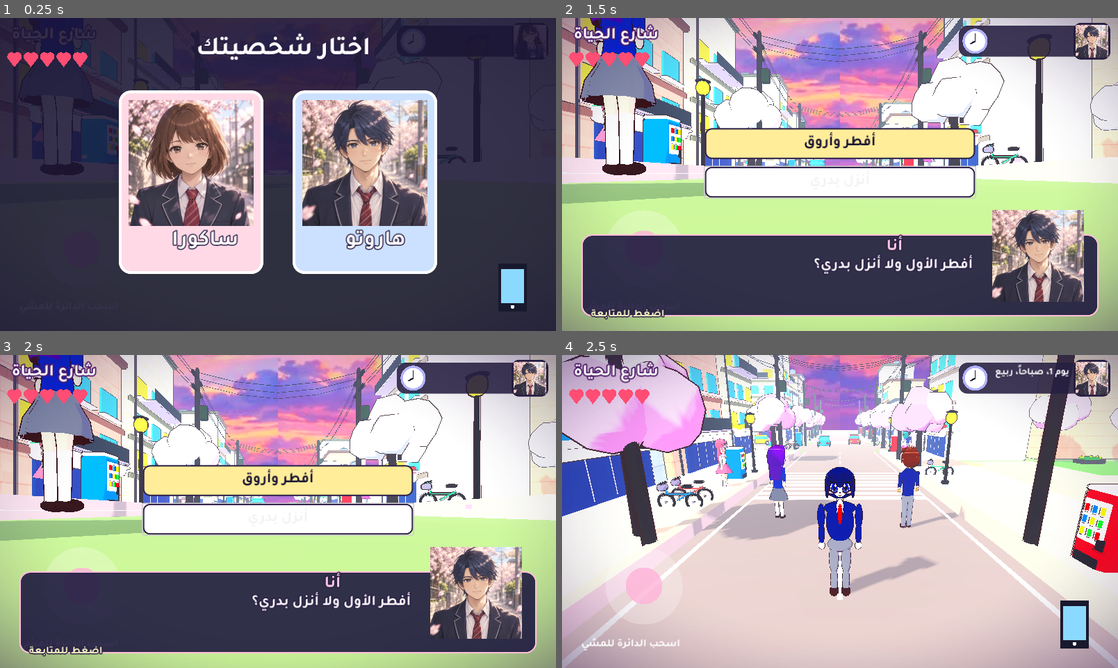
Above: before the commit, frames 1-4 (two rows, left to right).
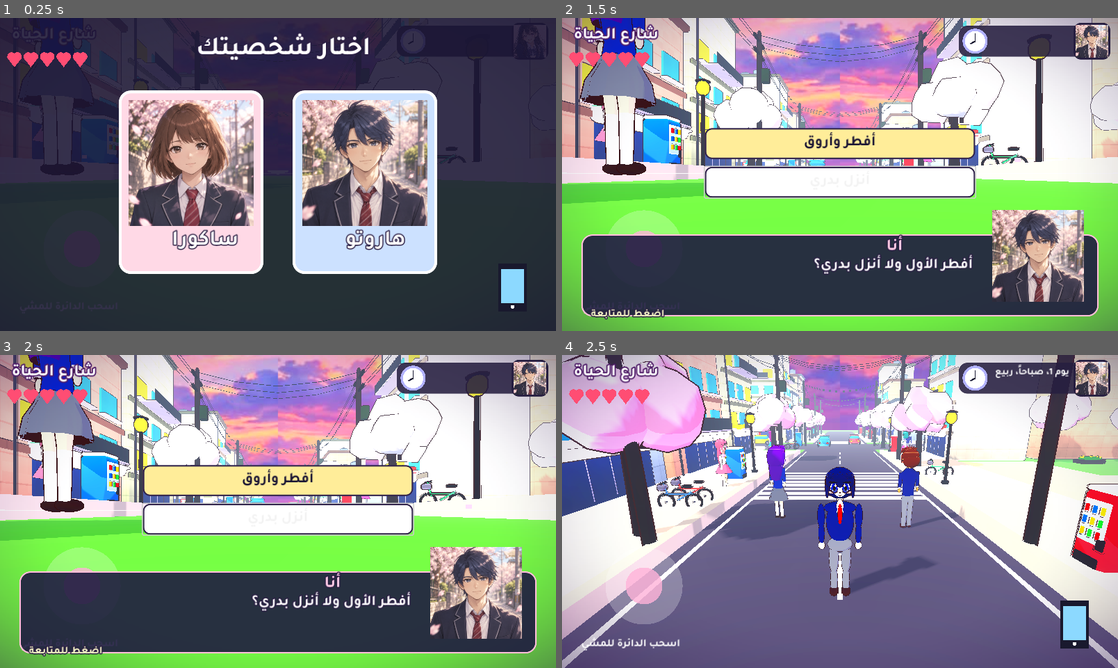
Above: after the commit, the same moments.

Repository: otakucoderstudio/anime-life-game
Game: Godot game, scene res://main.tscn
The game is run twice, just before and just after one commit, with the same random seed, the same clock (stepped at 60 frames per second) and the same inputs.
Inputs (mouse positions are in pixels of both pictures, inside the frame that each line leads up to):
- Up to frame 1 (0.25 s): no input
- Up to frame 2 (1.5 s): tap Enter at 0.5 s; move the mouse to (962, 158) at 0.52 s; hold Right (ui_right) 0.53-1.25 s; click (962, 158) at 0.67 s; drag from (728, 190) to (812, 237) at 1.27 s
- Up to frame 3 (2 s): no input
- Up to frame 4 (2.5 s): click "أفطر وأروق" at 2 s

The runs differ from the first frame. In frame 2, 21% of the frame differs, in the area x 0-100%, y 27-100%; in frame 3, 21%; in frame 4, 42%, in the area x 0-100%, y 3-100%.

Commit message:
Source for v3d-0.65: Building wall texture and gradient, darker asphalt, greener grass

Diff:
--- a/godot-3d/main.gd
+++ b/godot-3d/main.gd
@@ -136,7 +136,7 @@
 	var len:=absf(t1-t0); var mid:=(t0+t1)*0.5
 	var P=func(off:float,t:float,y:float)->Vector3: return Vector3(c+off,y,t) if ns else Vector3(t,y,c+off)
 	var S=func(w:float,l:float,h:float)->Vector3: return Vector3(w,h,l) if ns else Vector3(l,h,w)
-	box(self,S.call(9.0,len,0.2),Color(0.62,0.6,0.6),P.call(0.0,mid,-0.1),false)
+	box(self,S.call(9.0,len,0.2),Color(0.36,0.35,0.4),P.call(0.0,mid,-0.1),false)
 	# segments between gaps
 	var lo:=minf(t0,t1); var hi:=maxf(t0,t1)
 	var cuts:=[[lo,hi]]
@@ -246,7 +246,7 @@
 
 func build_street():
 	batching=true
-	box(self,Vector3(320,0.2,320),Color(0.55,0.62,0.5),Vector3(0,-0.25,-50),false)
+	box(self,Vector3(320,0.2,320),Color(0.42,0.62,0.36),Vector3(0,-0.25,-50),false)
 	strip(true,0.0,6.0,-112.0,[Vector2(-28.8,-48.7),Vector2(-90,-110)])
 	for c in range(4):
 		var zc=-c*36.0-6
--- a/godot-3d/prop.gdshader
+++ b/godot-3d/prop.gdshader
@@ -10,6 +10,9 @@
 varying vec3 wp;
 void vertex(){ up = normalize((MODEL_MATRIX*vec4(NORMAL,0.0)).xyz).y; wp = (MODEL_MATRIX*vec4(VERTEX,1.0)).xyz; }
 uniform vec4 shade_color : source_color = vec4(0.52,0.42,0.74,1.0);
+float h21(vec2 p){ return fract(sin(dot(p,vec2(127.1,311.7)))*43758.5453); }
+float vn(vec2 p){ vec2 i=floor(p), f=fract(p); f=f*f*(3.0-2.0*f);
+	return mix(mix(h21(i),h21(i+vec2(1,0)),f.x), mix(h21(i+vec2(0,1)),h21(i+vec2(1,1)),f.x), f.y); }
 void fragment(){
 	vec3 c = COLOR.rgb;
 	if(COLOR.a < 0.25){ c *= tint;
@@ -19,6 +22,17 @@
 		float n = fract(sin(dot(floor(vec2((wp.x+wp.z)/0.55,wp.y/0.37)),vec2(12.9898,78.233)))*43758.5453);
 		c *= 1.0 - line*0.10 - cell*0.05 - n*0.045*(1.0-up*up); }
 	else if(COLOR.a < 0.75){ c *= accent; EMISSION = c*night*0.9*glow; }
+	float wall = 1.0 - smoothstep(0.3,0.7,abs(up));
+	float broad = vn(vec2(wp.x+wp.z, wp.y)*0.22);
+	float fine = vn(vec2(wp.x+wp.z, wp.y)*1.7);
+	c *= 0.9 + 0.14*broad + 0.05*fine;
+	c *= mix(1.0, mix(0.78,1.0,smoothstep(0.0,3.0,wp.y)), wall);
+	if(COLOR.a >= 0.25 && COLOR.a < 0.75){
+		float g = smoothstep(0.0,14.0,wp.y);
+		c = mix(c, vec3(1.0,0.78,0.66)*c*1.6, g*0.35);
+		float streak = smoothstep(0.55,0.6,fract((wp.x+wp.z)*0.35+wp.y*0.5));
+		c += vec3(0.12,0.1,0.1)*streak*(1.0-night);
+	}
 	c = mix(c, vec3(0.95,0.97,1.0), snow*smoothstep(0.6,0.85,up)*0.9);
 	ALBEDO = c;
 }
